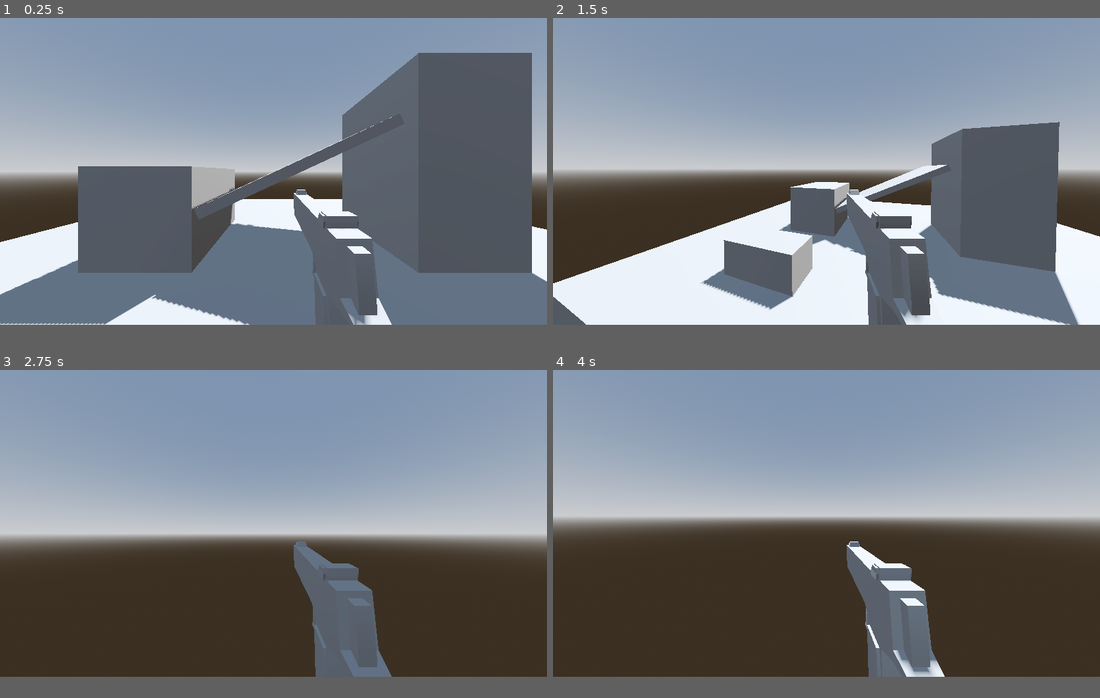
Above: before the commit, frames 1-4 (two rows, left to right).
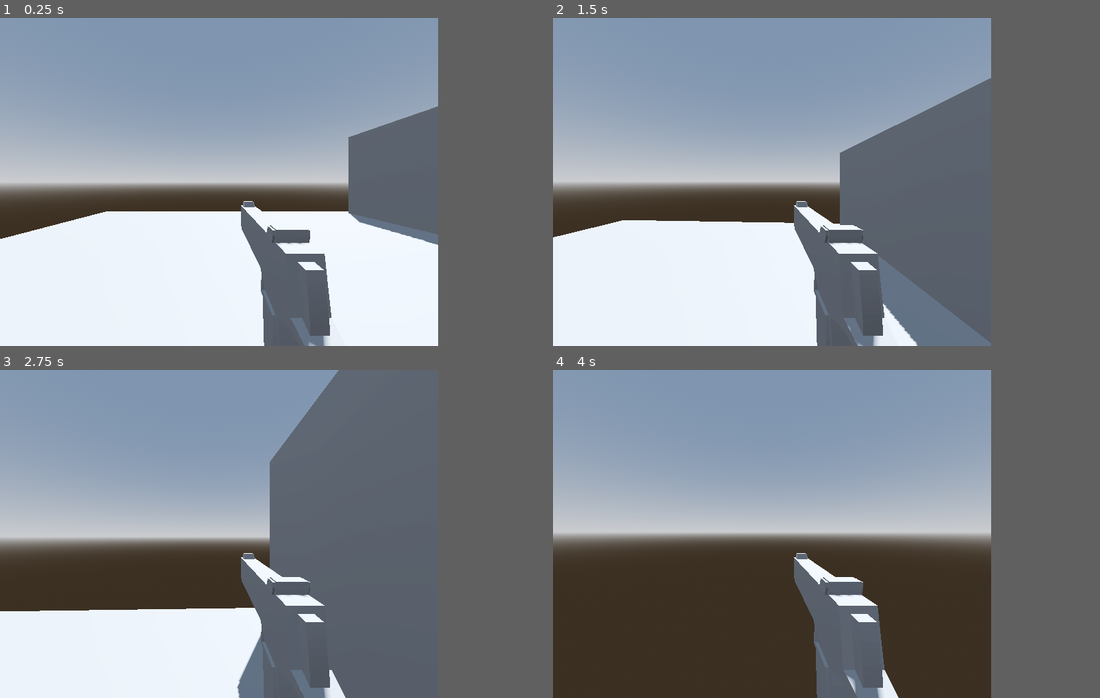
Above: after the commit, the same moments.

Repository: yespeeps/the-great-escape
Game: Godot game, scene res://scenes/main.tscn
Same seed, same stepped clock (60 frames per second), same inputs: the game is played once before the commit and once after it.
Inputs (mouse positions are in pixels of both pictures, inside the frame that each line leads up to):
- Up to frame 1 (0.25 s): no input
- Up to frame 2 (1.5 s): tap Enter at 0.5 s; move the mouse to (946, 155) at 0.52 s; hold D (input_right) 0.53-1.28 s; hold Ctrl (crouch) 0.53-1.28 s; tap Space (jump) at 0.77, 1.07 s; click (946, 155) at 0.8 s; move the mouse to (799, 172) at 1.27 s; hold W (input_forward) from 1.28 s (still down); click (799, 172) at 1.35 s
- Up to frame 3 (2.75 s): keep holding W (input_forward); tap Space (jump) at 1.52, 1.55, 1.82 s; move the mouse to (284, 517) at 2.02 s; hold Space (jump) from 2.03 s (still down); tap Ctrl (crouch) at 2.3 s
- Up to frame 4 (4 s): keep holding W (input_forward); move the mouse to (821, 527) at 2.77 s; release Space (jump) at 2.78 s; tap Ctrl (crouch) at 2.85 s; tap Space (jump) at 3.02, 3.32, 3.77, 3.8 s; click (821, 527) at 3.05 s; move the mouse to (864, 527) at 3.52 s; hold Shift (sprint) from 3.53 s (still down)
In our replay, the window is 799x449 before the commit and 640x480 after it. These sizes can differ from the game's own. Grey fills any space a smaller window leaves; there, only what the larger window draws over its background counts as a difference.

The runs differ from the first frame. In frame 1, 39% of the frame differs, in the area x 0-100%, y 0-100%; in frame 2, 38%; in frame 3, 50%; in frame 4, 25%.

Commit message:
going to add camera movement

Diff:
--- /dev/null
+++ b/default_bus_layout.tres
@@ -0,0 +1,4 @@
+[gd_resource type="AudioBusLayout" format=3 uid="uid://b8wr0hwoqop4v"]
+
+[resource]
+bus/0/volume_db = -18.31652
--- a/project.godot
+++ b/project.godot
@@ -14,6 +14,13 @@
 run/main_scene="uid://cqow47bch5ocs"
 config/features=PackedStringArray("4.5", "Forward Plus")
 config/icon="res://icon.svg"
+
+[display]
+
+window/size/viewport_width=640
+window/size/viewport_height=480
+window/size/mode=2
+window/stretch/mode="viewport"
 
 [editor_plugins]
 
@@ -61,6 +68,11 @@
 , Object(InputEventKey,"resource_local_to_scene":false,"resource_name":"","device":-1,"window_id":0,"alt_pressed":false …(182 unchanged characters)…
 ]
 }
+shoot={
+"deadzone": 0.2,
+"events": [Object(InputEventMouseButton,"resource_local_to_scene":false,"resource_name":"","device":-1,"window_id":0,"alt_pressed":false,"shift_pressed":false,"ctrl_pressed":false,"meta_pressed":false,"button_mask":1,"position":Vector2(221, 26),"global_position":Vector2(230, 74),"factor":1.0,"button_index":1,"canceled":false,"pressed":true,"double_click":false,"script":null)
+]
+}
 
 [physics]
 
--- a/scenes/deagle.tscn
+++ b/scenes/deagle.tscn
@@ -1,9 +1,15 @@
-[gd_scene load_steps=2 format=3 uid="uid://ixuvfofo38me"]
+[gd_scene load_steps=4 format=3 uid="uid://ixuvfofo38me"]
 
 [ext_resource type="ArrayMesh" uid="uid://j4lvghohm0sp" path="res://assets/deagle.obj" id="1_8wwpp"]
+[ext_resource type="Script" uid="uid://bdf26ia4d8ey8" path="res://scripts/deagle.gd" id="1_nabpo"]
+[ext_resource type="AudioStream" uid="uid://g3kod2bnmv0" path="res://assets/half-life-9mm-pistol.mp3" id="3_hp115"]
 
 [node name="Deagle" type="Node3D"]
 transform = Transform3D(-1.3769087e-08, 0, 0.315, 0, 0.315, 0, -0.315, 0, -1.3769087e-08, 0.25199997, 1.26, -0.945)
+script = ExtResource("1_nabpo")
 
 [node name="MeshInstance3D" type="MeshInstance3D" parent="."]
 mesh = ExtResource("1_8wwpp")
+
+[node name="AudioStreamPlayer3D" type="AudioStreamPlayer3D" parent="."]
+stream = ExtResource("3_hp115")
--- a/scenes/main.tscn
+++ b/scenes/main.tscn
@@ -35,36 +35,11 @@
 size = Vector3(17, 1, 12)
 
 [node name="CSGBox3D2" type="CSGBox3D" parent="."]
-transform = Transform3D(1, 0, 0, 0, 1, 0, 0, 0, 1, -2.4455712, 0.3762169, -0.2071073)
+transform = Transform3D(1, 0, 0, 0, 1, 0, 0, 0, 1, 1, 1.9, 2)
 use_collision = true
-size = Vector3(2, 1, 1)
+size = Vector3(15, 5, 1)
 
 [node name="CSGBox3D3" type="CSGBox3D" parent="."]
-transform = Transform3D(1, 0, 0, 0, 1, 0, 0, 0, 1, -2.4455712, 0.8762169, -4.2071075)
+transform = Transform3D(0, 0, 1.0000001, 0, 1, 0, -1.0000001, 0, 0, 8, 1.9, -2)
 use_collision = true
-size = Vector3(2, 2, 3)
-
-[node name="CSGBox3D4" type="CSGBox3D" parent="."]
-transform = Transform3D(1, 0, 0, 0, 1, 0, 0, 0, 1, 3.5544288, 1.8762169, -4.2071075)
-use_collision = true
-size = Vector3(2, 4, 3)
-
-[node name="CSGBox3D5" type="CSGBox3D" parent="."]
-transform = Transform3D(0.42261824, 0.9063078, 0, -0.9063078, 0.42261824, 0, 0, 0, 1, 0.4544288, 1.8762169, -4.2071075)
-use_collision = true
-size = Vector3(0.2, 4, 3)
-
-[node name="CSGBox3D8" type="CSGBox3D" parent="."]
-transform = Transform3D(0.10938166, 0.23456974, -0.9659258, -0.9063078, 0.42261824, 0, 0.40821788, 0.8754261, 0.25881907, 6.4544287, 0.8762169, 1.7928925)
-use_collision = true
-size = Vector3(0.2, 4, 3)
-
-[node name="CSGBox3D6" type="CSGBox3D" parent="."]
-transform = Transform3D(1, 0, 0, 0, 1, 0, 0, 0, 1, 2.999, 2, 7.5)
-use_collision = true
-size = Vector3(1, 5, 10)
-
-[node name="CSGBox3D7" type="CSGBox3D" parent="."]
-transform = Transform3D(-4.371139e-08, 0, 1, 0, 1, 0, -1, 0, -4.371139e-08, 13.999001, 2, 2.5)
-use_collision = true
-size = Vector3(1, 5, 10)
+size = Vector3(15, 5, 1)
--- /dev/null
+++ b/scripts/deagle.gd
@@ -0,0 +1,10 @@
+extends Node3D
+var player : Player
+@onready var audiostreamplayer = $AudioStreamPlayer3D
+
+func _ready() -> void:
+	player = owner
+
+func _physics_process(delta: float) -> void:
+	if Input.is_action_just_pressed('shoot'):
+		audiostreamplayer.play()
--- a/scripts/source_controller.gd
+++ b/scripts/source_controller.gd
@@ -4,13 +4,14 @@
 @onready var camera = $Head/Camera3D
 @onready var standing_collider = $StandingCollider
 @onready var crouching_collider = $CrouchingCollider
+
 @onready var ceiling = $ceiling
-
 @onready var right = $WorldModel/right
 @onready var left = $WorldModel/left
+@onready var cam_cast = $Head/Camera3D/RayCast3D
 @onready var exit_timer = $"Exit Timer"
 
-@export var look_sens : float = 0.006
+@export var look_sens : float = 0.002
 @export var jump_velocity := 6.0
 @export var auto_bhop := true
 
@@ -19,8 +20,8 @@
 @export var air_accel := 800.0
 @export var air_move_speed := 500.0
 
-@export var wall_jump_up_force := 60.0
-@export var wall_jump_side_force := 50.0
+@export var wall_jump_up_force := 7.0
+@export var wall_jump_side_force := 17.0
 @export var wall_run_boost := 2.0
 @export var wall_run_side_speed := 120.0
 
@@ -51,6 +52,7 @@
 var can_gravity : bool
 var wall_running : bool
 var crouching := false
+var lerp_speed := 7.0
 
 enum States {RUNNING, CROUCHING, JUMPING, FALLING, WALLRUNNING, WALLJUMPING}
 var current_state : States:
@@ -156,7 +158,7 @@
 		self.velocity += accel_speed * wish_dir
 
 func _handle_wallrun_physics(delta : float) -> void:
-	self.velocity.y -= gravity/5 * delta
+	self.velocity.y -= gravity/3 * delta
 	self.velocity += -get_last_slide_collision().get_normal() * delta * 2
 
 func _handle_ground_physics(delta : float) -> void:
@@ -184,8 +186,13 @@
 	if new_state == States.WALLRUNNING:
 		self.velocity.y /= 2
 
+	if previous_state == States.CROUCHING:
+		camera.position.y = 0
+
 	if previous_state == States.WALLRUNNING:
 		camera.rotation.z = 0
+
+	return previous_state
 
 func _physics_process(delta: float) -> void:
 	input_dir = Input.get_vector('input_left', 'input_right', 'input_back', 'input_forward').normalized()
@@ -197,21 +204,31 @@
 				current_state = States.JUMPING
 			elif not is_on_floor():
 				current_state = States.FALLING
+			elif Input.is_action_pressed('crouch'):
+				current_state = States.CROUCHING
 		States.JUMPING:
 			current_state = States.FALLING
 		States.FALLING:
 			if is_on_floor():
 				current_state = States.RUNNING
-			elif is_on_wall_only() and (left.is_colliding() or right.is_colliding()) and Input.is_action_pressed('input_forward'):
+			elif is_on_wall_only() and (left.is_colliding() or right.is_colliding()) and Input.is_action_pressed('input_forward') and self.velocity.length() > (walk_speed - 0.5):
 				current_state = States.WALLRUNNING
 		States.WALLRUNNING:
 			if Input.is_action_just_pressed('jump'):
 				current_state = States.WALLJUMPING
-			if !get_last_slide_collision() or !Input.is_action_pressed('input_forward'):
+			elif !get_last_slide_collision() or !Input.is_action_pressed('input_forward') or Input.is_action_just_pressed('crouch') or is_on_floor():
 				current_state = States.FALLING
 		States.WALLJUMPING:
 			current_state = States.FALLING
-
+		States.CROUCHING:
+			if Input.is_action_pressed('jump'):
+				current_state = States.JUMPING
+			elif not is_on_floor():
+				current_state = States.FALLING
+			elif !Input.is_action_pressed('crouch'):
+				current_state = States.RUNNING
+
+	## Movement
 	if current_state == States.RUNNING:
 		_handle_ground_physics(delta)
 	elif current_state == States.JUMPING:
@@ -219,24 +236,16 @@
 	elif current_state == States.FALLING:
 		_handle_air_physics(delta)
 	elif current_state == States.WALLRUNNING:
+		var target_pos = 0.2
 		if left.is_colliding():
-			camera.rotation.z = -0.2
+			camera.rotation.z = lerp(camera.rotation.z, -target_pos, delta * lerp_speed)
 		else:
-			camera.rotation.z = 0.2
+			camera.rotation.z = lerp(camera.rotation.z, target_pos, delta * lerp_speed)
 		_handle_wallrun_physics(delta)
 	elif current_state == States.WALLJUMPING:
 		self.velocity += get_last_slide_collision().get_normal() * wall_jump_side_force + self.global_transform.basis.y * wall_jump_up_force
-
-	if Input.is_action_pressed('crouch'):
+	elif current_state == States.CROUCHING:
 		camera.position.y = -0.5
-		standing_collider.disabled = true
-		crouching_collider.disabled = false
-	elif !ceiling.is_colliding():
-		standing_collider.disabled = false
-		crouching_collider.disabled = true
-		camera.position.y = 0
-
-
-
+		_handle_ground_physics(delta)
 
 	move_and_slide()
Not shown, added: assets/half-life-9mm-pistol.mp3.import
Not shown, added: scripts/deagle.gd.uid
Not shown, added: assets/half-life-9mm-pistol.mp3
